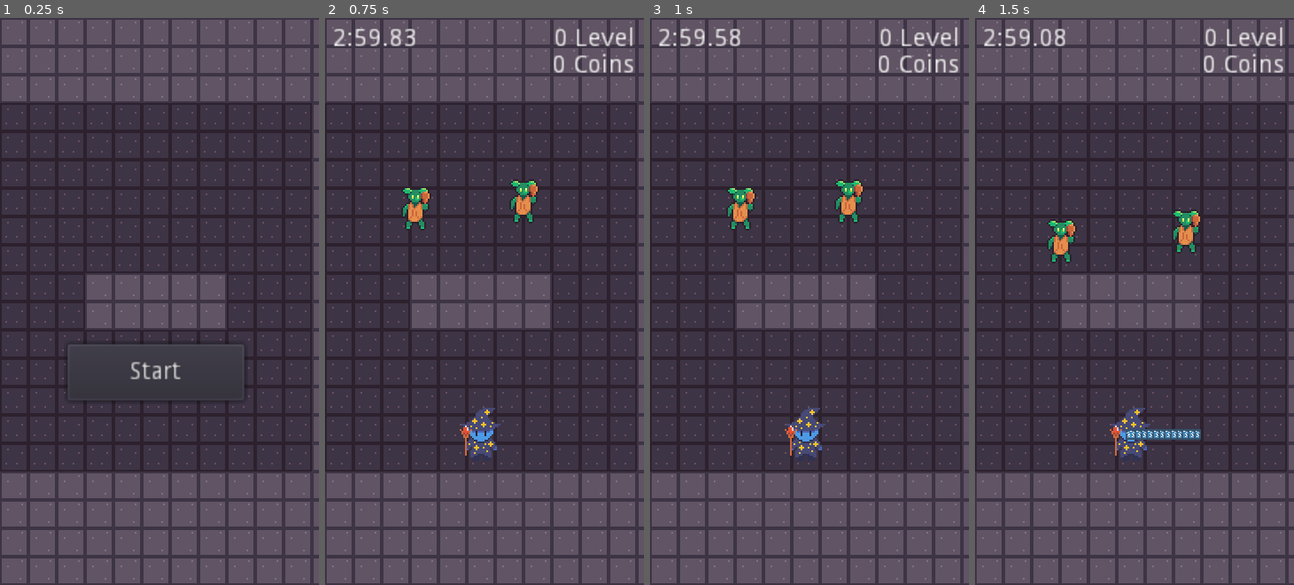
Above: before the commit, frames 1-4 (left to right).
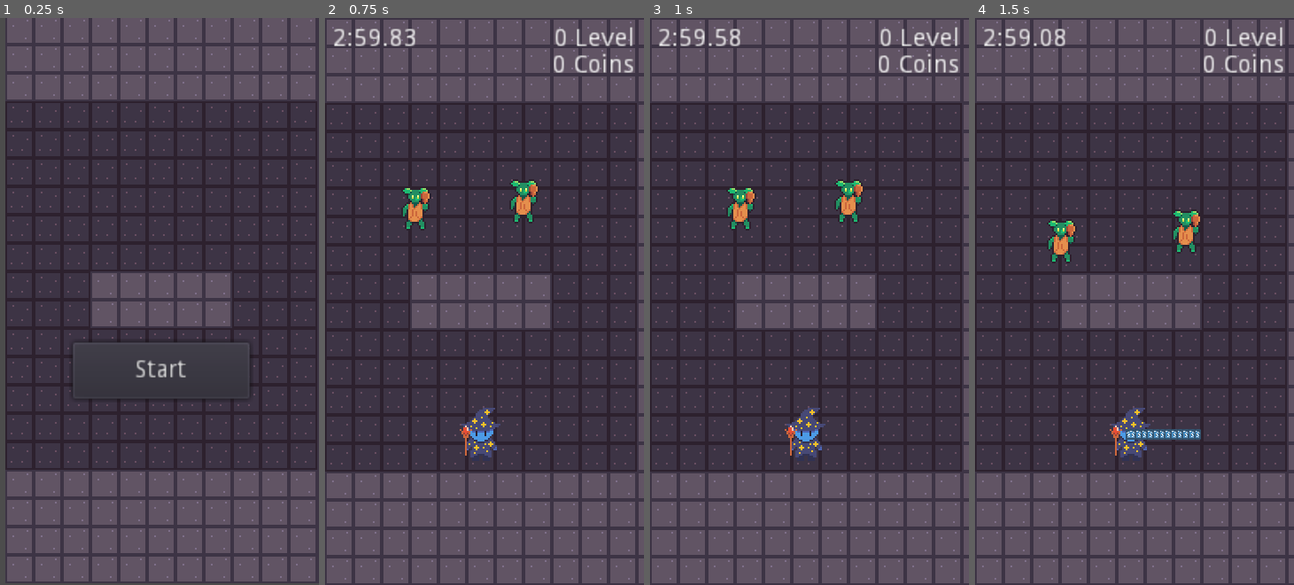
Above: after the commit, the same moments.

Repository: htxdfh/InfGamingSpil
Game: Godot game, scene res://Opening Interface.tscn
The game is run twice, just before and just after one commit, with the same random seed, the same clock (stepped at 60 frames per second) and the same inputs.
Inputs:
- Up to frame 1 (0.25 s): no input
- Up to frame 2 (0.75 s): click "Start" at 0.5 s
- Up to frame 3 (1 s): no input
- Up to frame 4 (1.5 s): hold Right (shoot_right) from 1.28 s (still down)

The runs differ from the first frame. In frame 1, 17% of the frame differs, in the area x 0-100%, y 0-100%; in frame 2, nothing differs; in frame 3, nothing differs; in frame 4, nothing differs.

Commit message:
Update Opening Interface.tscn

Diff:
--- a/Opening Interface.tscn
+++ b/Opening Interface.tscn
@@ -67,6 +67,7 @@
 0/z_index = 0
 
 [node name="Level_1" type="Node2D"]
+position = Vector2( 3, -1 )
 script = ExtResource( 2 )
 
 [node name="TileMap" type="TileMap" parent="."]
